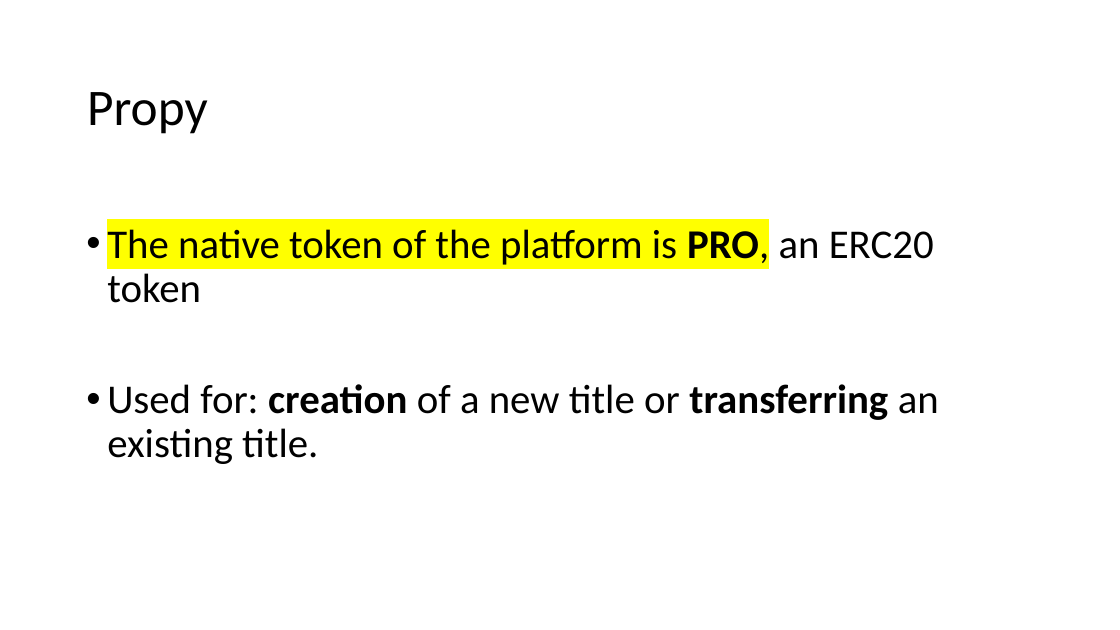
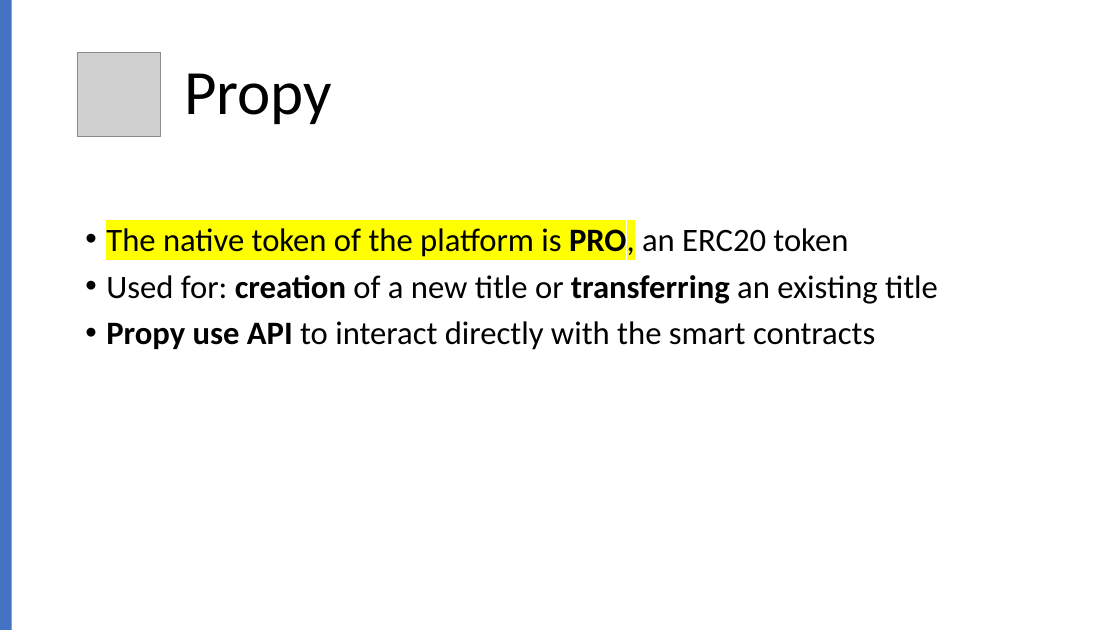
Before and after one commit to RusUsf/Blockchain_Class, a slide deck: slide 6 of Ruslan_Dubas_Presentation.pptx (slide 5 before the commit). Drawn at 1120x630 pixels with LibreOffice and Linux fonts; fonts in the diff are those of the drawing; grey boxes stand for pictures. Boxes give left, top, right and bottom in pixels: in the first picture for what was removed or moved away, otherwise in the second. Text is boxed around its words. In the diff, an @@ line names an element or a change of style, - is before the commit and + after.

Commit message:
Adding new slides

```diff
--- a/Ruslan_Dubas_Presentation.pptx
+++ b/Ruslan_Dubas_Presentation.pptx
@@ rectangle added at (0,0,12,630), fill #4472C4 @@
@@ picture added at (77,52,161,136) @@
@@ title "Propy": place and size @@
-title "Propy" at (87,92,208,134)
+title "Propy" at (184,73,332,124)
@@ title "Propy" at (184,73,332,124): size 44 to 54 pt @@
@@ text at (106,224,848,259): size 35 to 28 pt in "The native token of the platform is ..." @@
@@ text at (106,275,938,350): text changed; size 35 to 28 pt @@
-• Used for: creation of a new title or transferring an existing title.
+• Used for: creation of a new title or transferring an existing title
+• Propy use API to interact directly with the smart contracts
```
Also in this commit, not shown: 4 other slides changed, 2 slides added, 1 slide removed.
